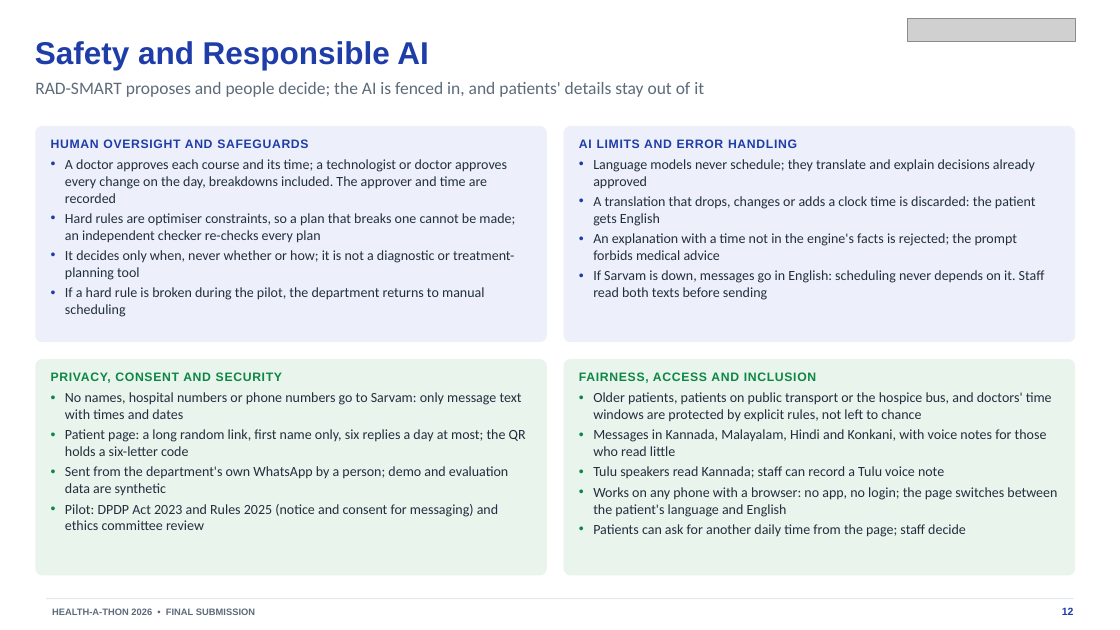
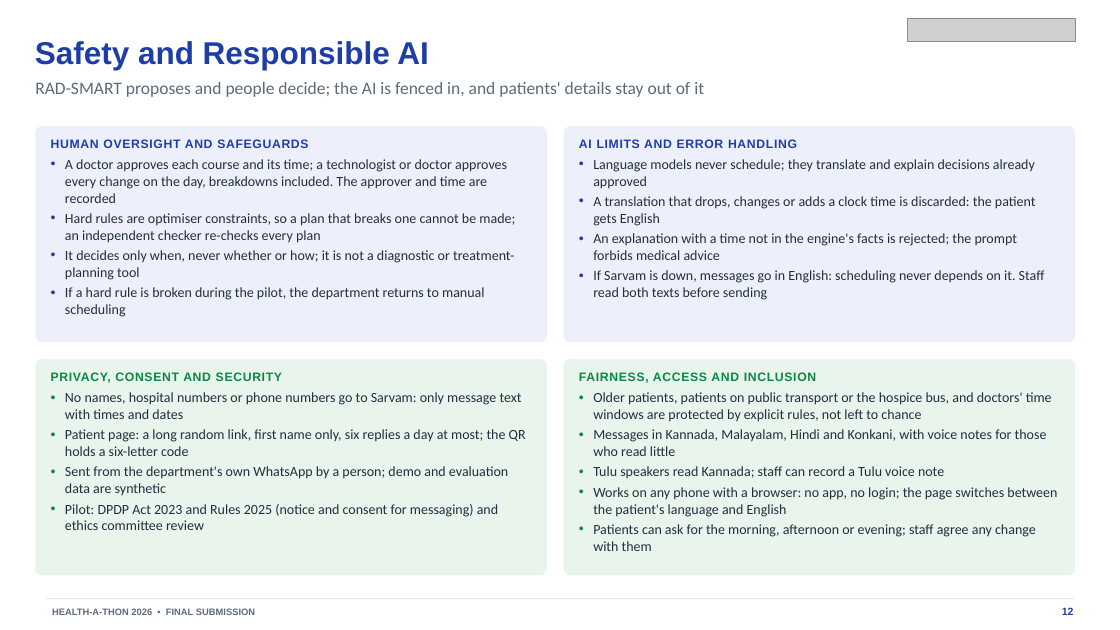
Before and after one commit to psraghothamrao8/RAD-SMART, a slide deck: slide 12 of docs/RAD-SMART_Phase2_Submission.pptx. Drawn at 1120x630 pixels with LibreOffice and Linux fonts; fonts in the diff are those of the drawing; grey boxes stand for pictures. Boxes give left, top, right and bottom in pixels: in the first picture for what was removed or moved away, otherwise in the second. Text is boxed around its words. In the diff, an @@ line names an element or a change of style, - is before the commit and + after.

```diff
--- a/docs/RAD-SMART_Phase2_Submission.pptx
+++ b/docs/RAD-SMART_Phase2_Submission.pptx
@@ text in rounded rectangle at (593, 524, 1036, 551): text changed @@
-• Patients can ask for another daily time from the page; staff decide
+• Patients can ask for the morning, afternoon or evening; staff agree any change with them
```
Also in this commit, not shown: 3 other slides changed, 43 other files.
